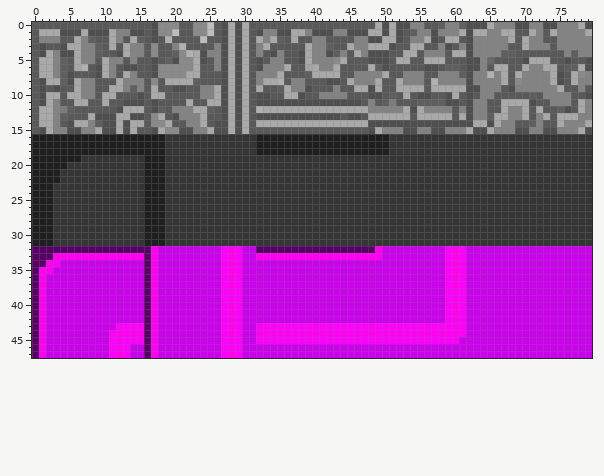
Two states of a sprite sheet, sprites/TileSet.png. Above, as it was before the edit.
The file is 80x48 pixels. Colours within 5 levels of each other are drawn and written as one.
New version:
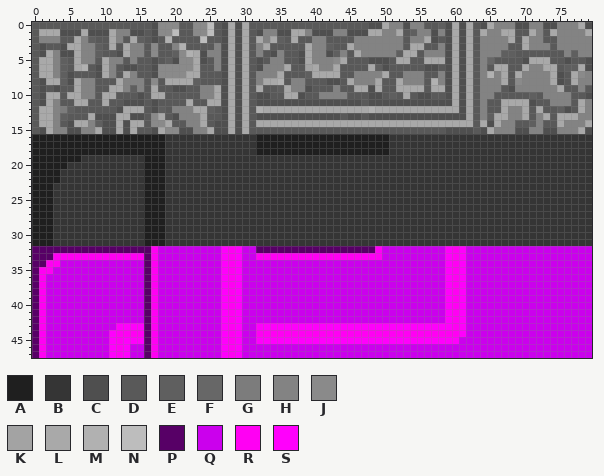
Palette (. is transparent): A #1f1f1f  B #353535  C #4f4f4f  D #595959  E #5f5f5f  F #676767  G #7c7c7c  H #838383  J #8a8a8a  K #a3a3a3  L #a9a9a9  M #b1b1b1  N #bdbdbd  P #570066  Q #cb00ed  R #ff00f3  S #ff00fc
Author's note on the commit: fix(texture): fix internal corner sprite path
Difference:
@@ x 46..65 @@
- 0 DDDLCLCCHHDDEHHECCCL
- 1 CCLLCLCDEHHCHHHLCLLH
- 2 HHCCLLCDHHLCDLLDCHHH
- 3 HHLLLCDDLLDDHCDHCHHH
- 4 LHCCCDDLLDHHHDLLCHHH
- 5 DDCCCDLLDDLLLDDDCCHF
- 6 DDLECDDDDDCCDEEDCCHD
- 7 HHHHLDDHHHDDHHHECHHM
- 8 HHHLDDLHHHDMHHHHCHHH
- 9 LLCLDDLLLLDLLLLLCCHH
-10 DDCCDEDLDCCDDCLDCDHH
-11 CDHDEGDDDEEEECCDCHHD
-12 LLHHHHHLCLHHHHDHCHHD
-13 CDLLLLLLDLLLLLDLCHHE
-14 LLCCCCCCCCCCCCCCCLLC
-15 DDCLHHHCCHHCCHHHLCCL
+ 0 DDCCLHHCHHDDECLCLDCL
+ 1 CCLLHHLDEHHCHCLCLDLH
+ 2 HHHHHHHDHHLCDCLCLDHH
+ 3 HHHHHHHDLLDDHCLCLDHH
+ 4 LHHHHHELLDHHHCLCLDHH
+ 5 DDCCCDLLDDLLLCLCLDHF
+ 6 DDLECDDDDDCCDCLCLDHD
+ 7 HHHHLDDHHHDDHCLCLDHM
+ 8 HHHLDDLHHHDMHCLCLDHH
+ 9 LLCLDDLLLLDLLCLCLDHH
+10 DDCCDEDLDCCDDCLCLDHH
+11 CDCCCCCCCCCCCCLCLDHD
+12 LLMLLLLLLLLLLLLCLDHD
+13 CDCCCCCCCCCCCCCCLDHE
+14 LLLLLLLLLLLLLLLLLDLC
+15 DDDDDDDDDDDDDCCCCDCL
 16 AAAAABBBBBBBBBBBBBBB
